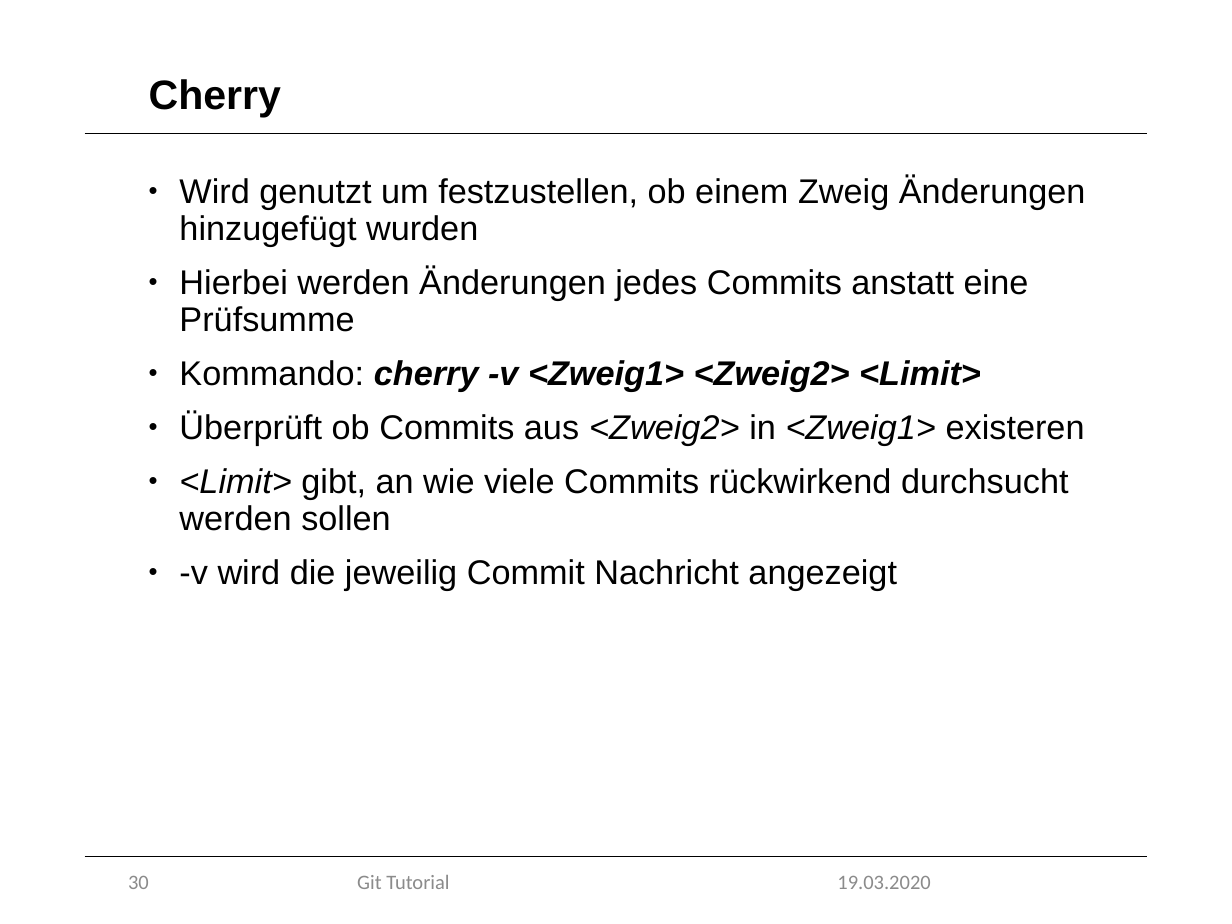
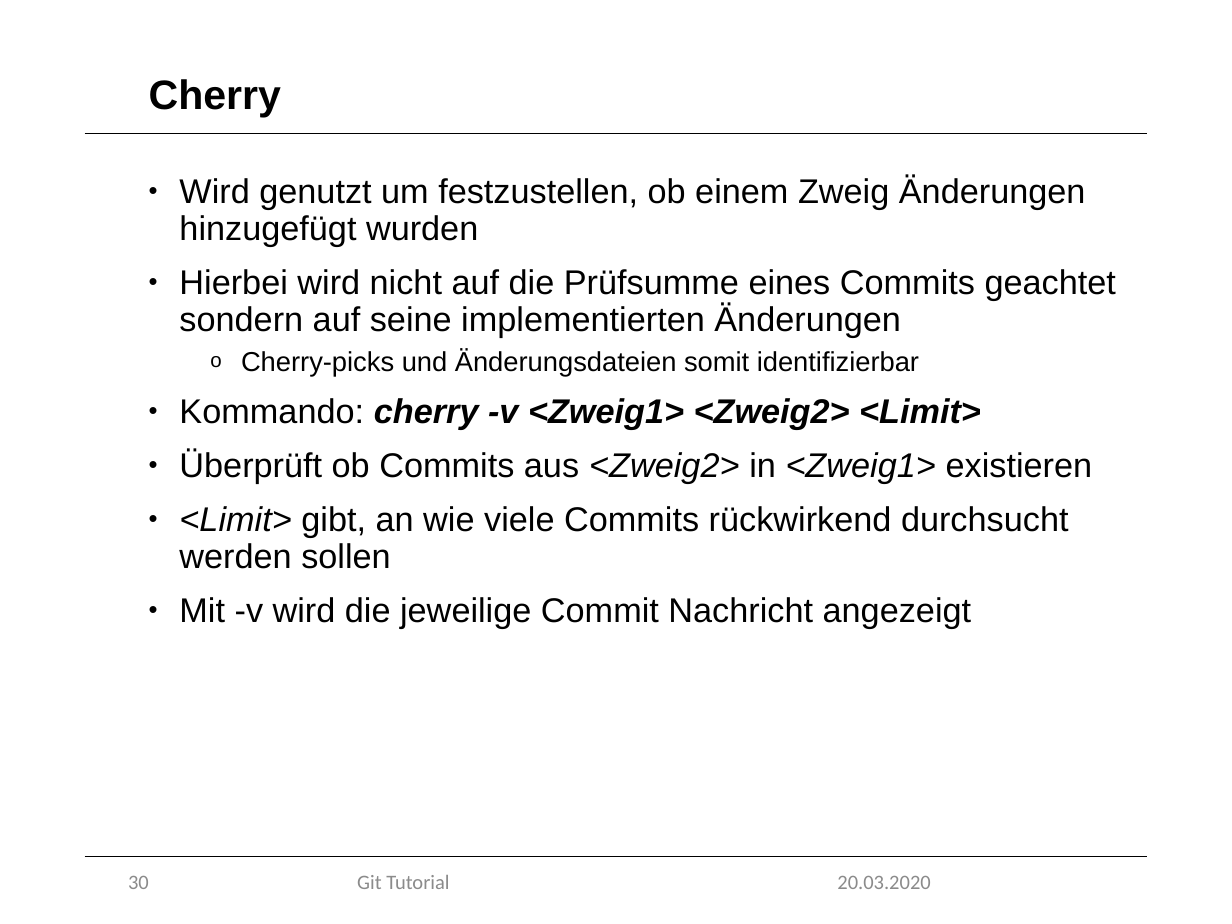
Before and after one commit to marcretzlaff/projektarbeit, a slide deck: slide 30 of Präsentation-90min/Präsentation-90min.pptx. Drawn at 1232x924 pixels with LibreOffice and Linux fonts; fonts in the diff are those of the drawing; background and template pictures are left out. Boxes give left, top, right and bottom in pixels: in the first picture for what was removed or moved away, otherwise in the second. Text is boxed around its words. In the diff, an @@ line names an element or a change of style, - is before the commit and + after.

```diff
--- a/Präsentation-90min/Präsentation-90min.pptx
+++ b/Präsentation-90min/Präsentation-90min.pptx
@@ text at (179, 269, 1116, 376): text changed @@
-• Hierbei werden Änderungen jedes Commits anstatt eine Prüfsumme
+• Hierbei wird nicht auf die Prüfsumme eines Commits geachtet sondern auf seine implementierten Änderungen
+  o Cherry-picks und Änderungsdateien somit identifizierbar
@@ text at (179, 450, 1093, 484): text changed @@
-• Überprüft ob Commits aus <Zweig2> in <Zweig1> existeren
+• Überprüft ob Commits aus <Zweig2> in <Zweig1> existieren
@@ text at (179, 597, 972, 629): text changed @@
-• -v wird die jeweilig Commit Nachricht angezeigt
+• Mit -v wird die jeweilige Commit Nachricht angezeigt
@@ text at (837, 876, 930, 889): text changed @@
-19.03.2020
+20.03.2020
```
Also in this commit, not shown: 32 other slides changed, 1 slide added, 1 slide removed, 4 other files.
